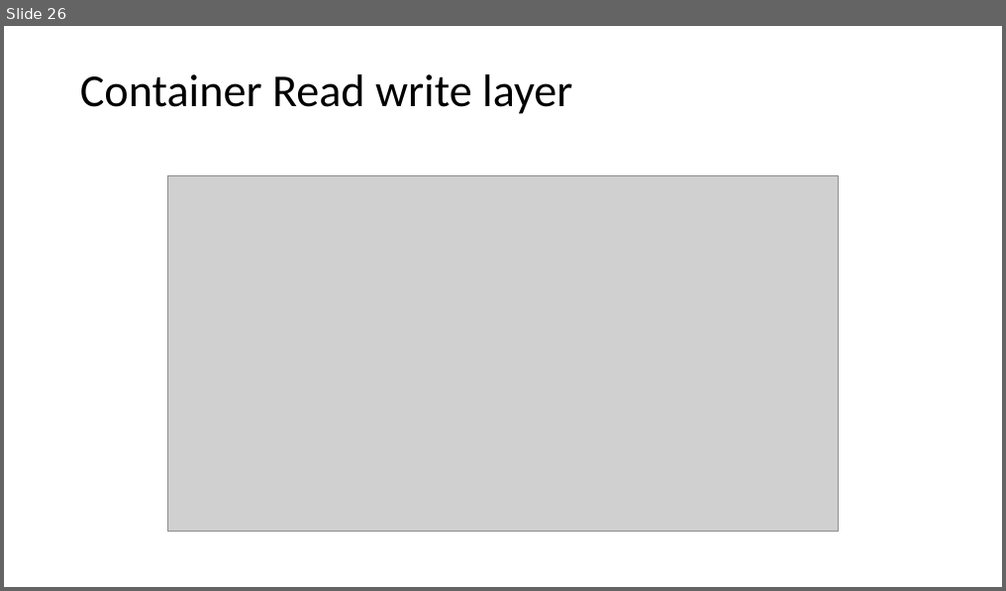
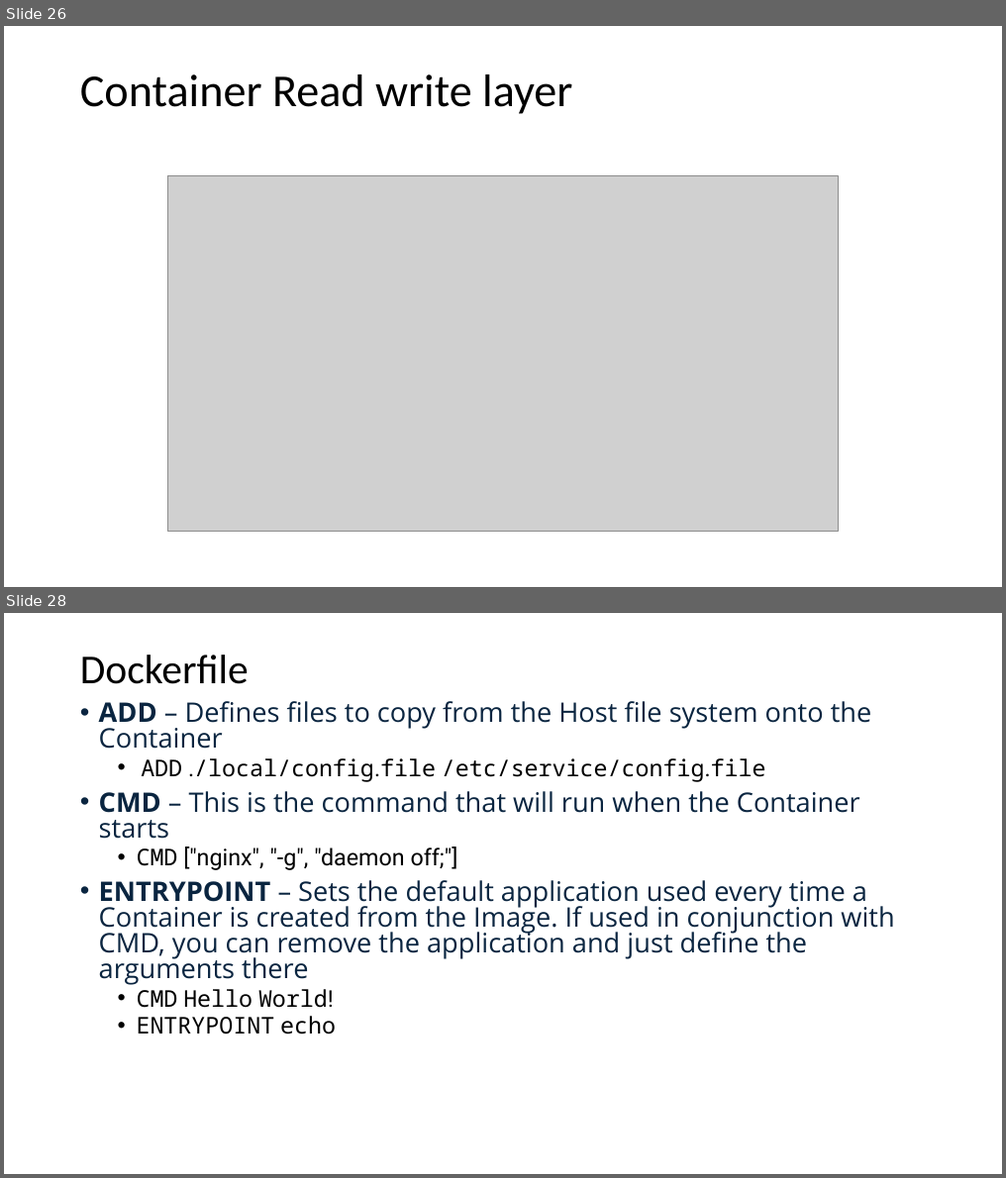
Before and after one commit to ajaigururajr/Docker, a slide deck: dockercommands.pptx. Shown one above the other, each under a label of ours: slide 26 before the commit, slides 26 and 28 after it; the slides between them are not shown. The pictures are 1006x591 and 1006x1178 pixels, drawn with LibreOffice and Linux fonts; fonts in the diff are those of the drawing; grey boxes stand for pictures. Boxes give left, top, right and bottom in pixels: in the first picture for what was removed or moved away, otherwise in the second. Text is boxed around its words. In the diff, an @@ line names an element or a change of style, - is before the commit and + after.

```diff
--- a/dockercommands.pptx
+++ b/dockercommands.pptx
@@ slide 28 added at box(4, 613, 1002, 1174), background #FFFFFF @@
@@ title added at box(80, 655, 249, 684), 39.6 pt, text #000000 @@
+Dockerfile
@@ text added at box(99, 701, 894, 1035), 25.9 pt, text #0A2540 @@
+• ADD – Defines files to copy from the Host file system onto the Container
+  • ADD ./local/config.file /etc/service/config.file
+• CMD – This is the command that will run when the Container starts
+  • CMD ["nginx", "-g", "daemon off;"]
+• ENTRYPOINT – Sets the default application used every time a Container is created from the Image. If used in conjunction with CMD, you can remove the application and just define the arguments there
+  • CMD Hello World!
+  • ENTRYPOINT echo
```
Also in this commit, not shown: 6 other slides added, 21 other files.
